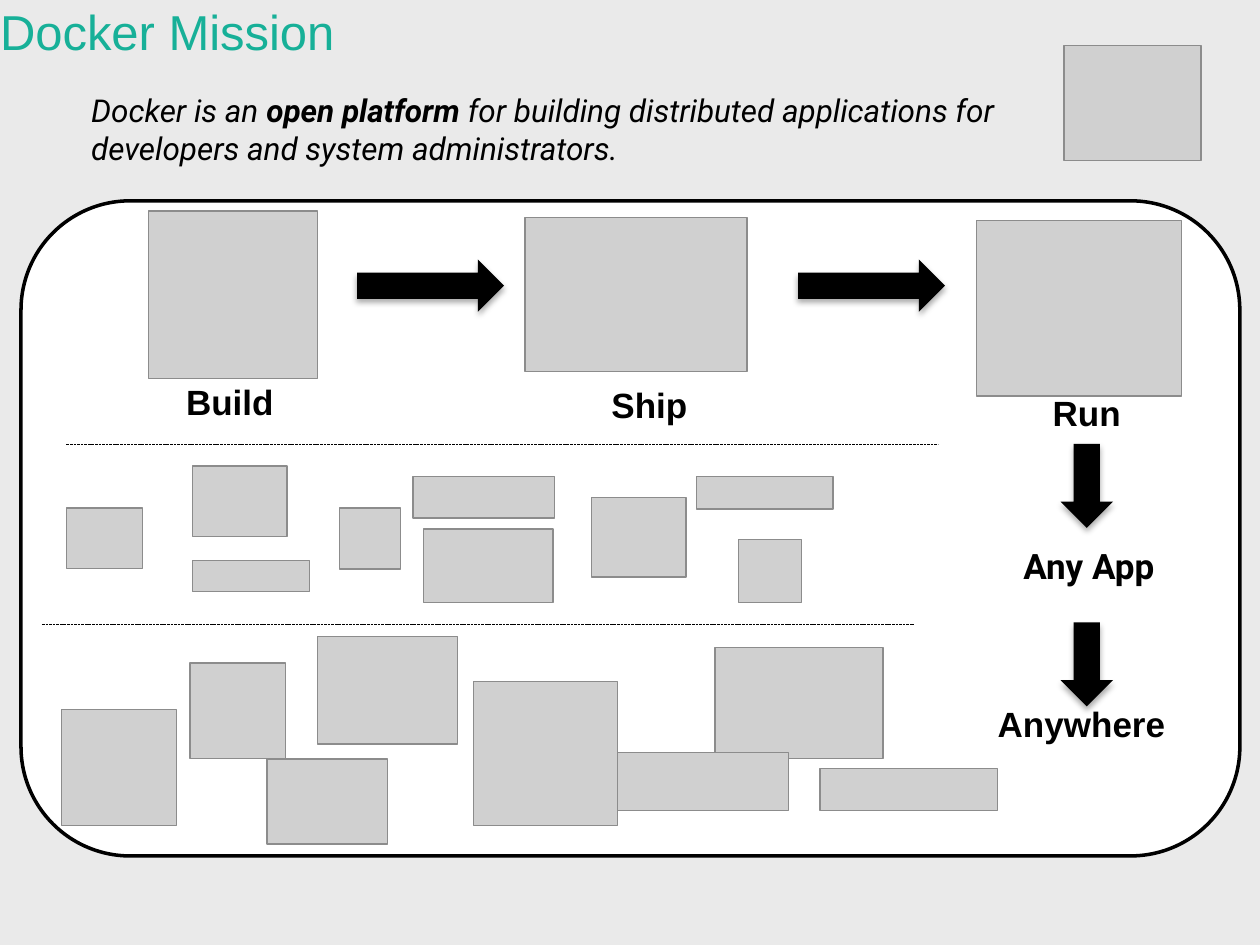
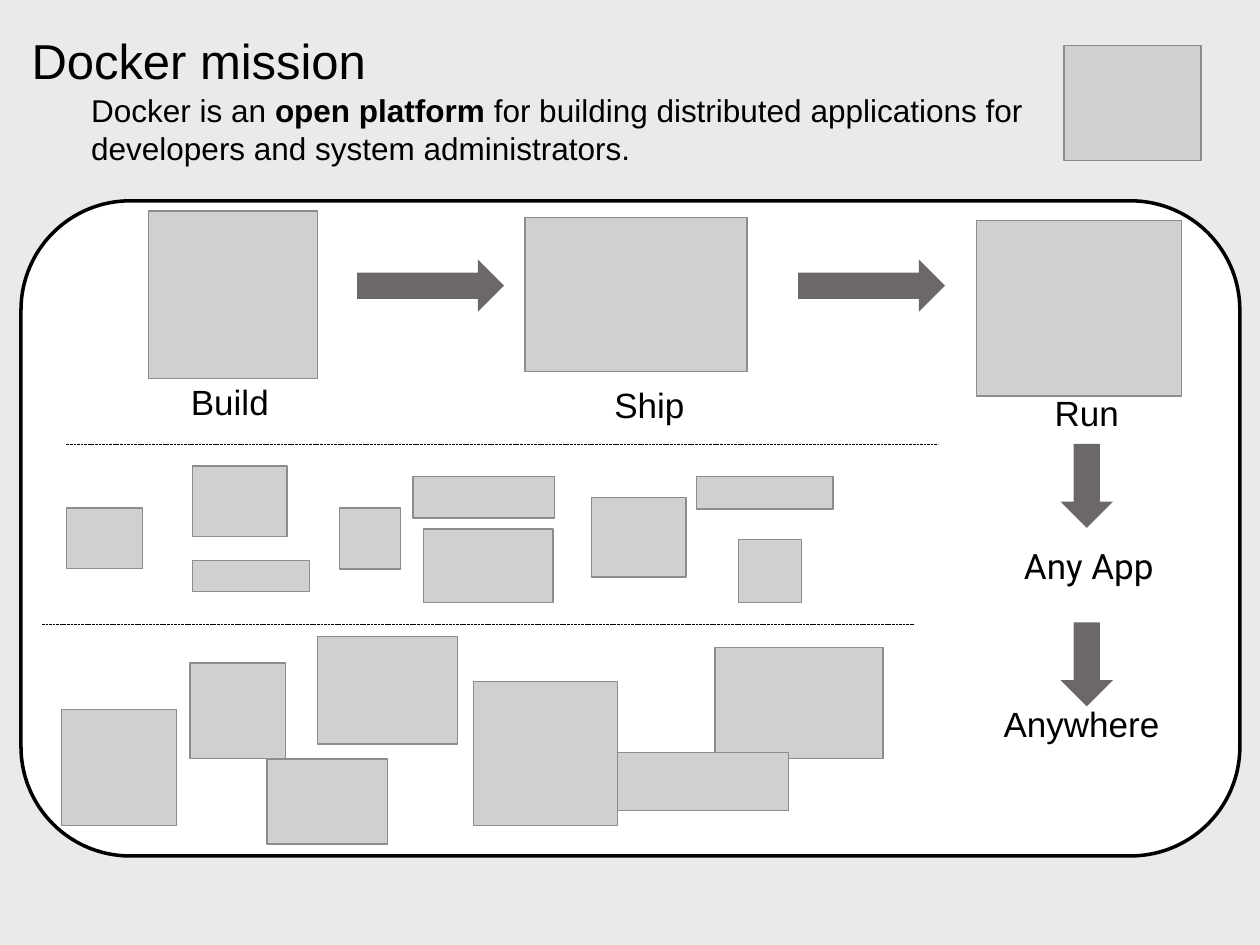
Before and after one commit to patrocinio/cloud-private-bootcamp, a slide deck: slide 11 of Units_development/Containers and Docker_AWG.pptx (slide 6 before the commit). Drawn at 1260x945 pixels with LibreOffice and Linux fonts; fonts in the diff are those of the drawing; grey boxes stand for pictures. Boxes give left, top, right and bottom in pixels: in the first picture for what was removed or moved away, otherwise in the second. Text is boxed around its words. In the diff, an @@ line names an element or a change of style, - is before the commit and + after.

```diff
--- a/Units_development/Containers and Docker_AWG.pptx
+++ b/Units_development/Containers and Docker_AWG.pptx
@@ title at box(32, 43, 366, 80): text changed; text colour #17B098 to #000000 @@
-Docker Mission
+Docker mission
@@ text "Docker is an open platform ..." at box(91, 99, 1023, 166): font Roboto to Arial, italic off @@
@@ bold off in 5 elements at box(191, 389, 269, 416), box(614, 392, 684, 425), box(1055, 402, 1119, 427), box(1004, 711, 1160, 743), box(1024, 554, 1153, 587) @@
@@ fill #000000 to #6C6868; shadow off in 4 elements at box(357, 260, 504, 312), box(798, 260, 945, 312), box(1060, 444, 1113, 529), box(1060, 623, 1113, 707) @@
@@ picture removed at box(820, 769, 998, 810) @@
```
Also in this commit, not shown: 9 other slides changed, 5 slides added, 2 slides removed.
